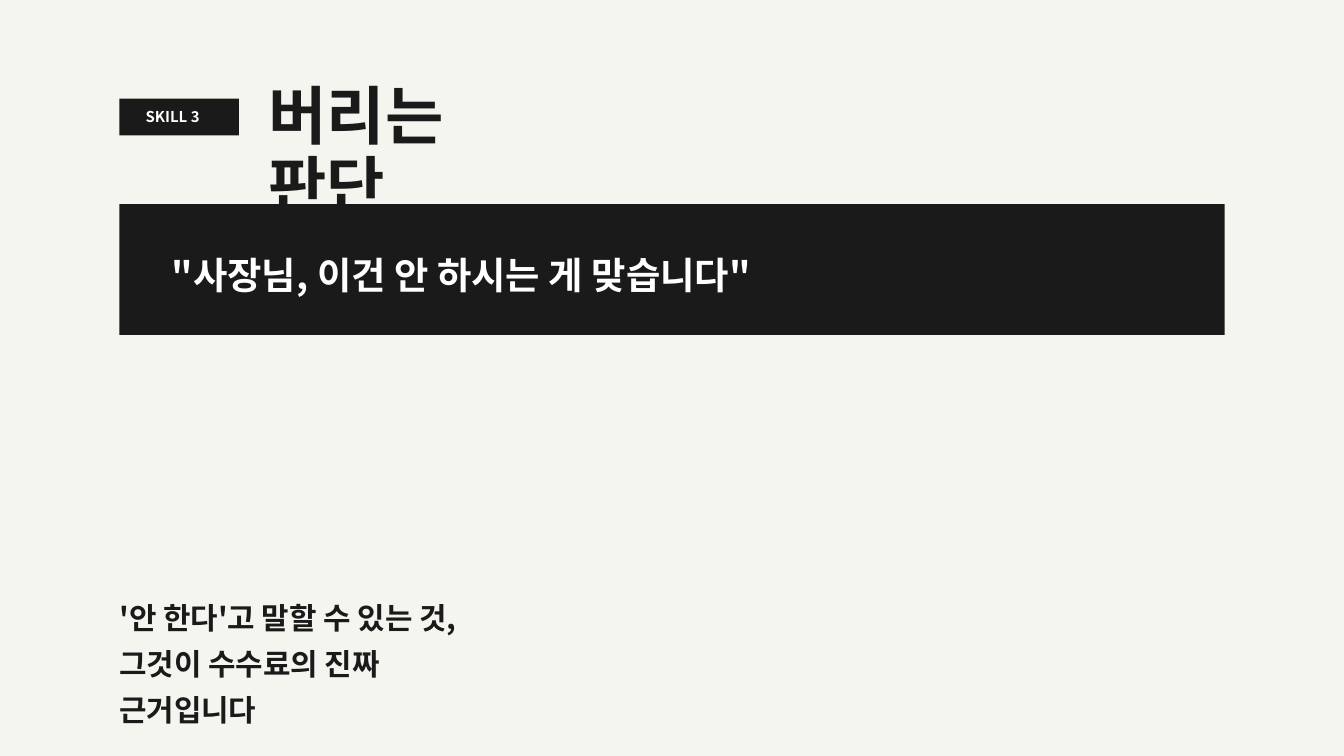
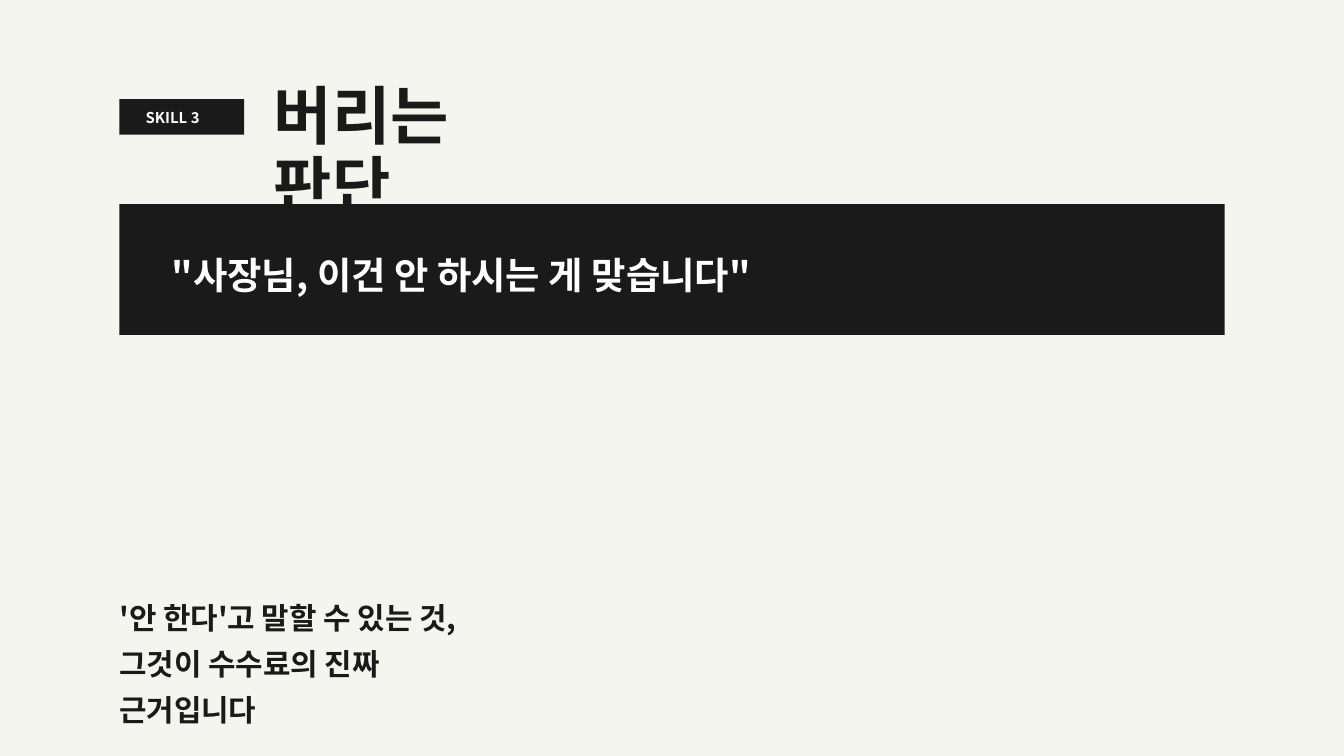
Before and after one commit to ssodcompany/edu-agent, a slide deck: slide 9 of lectures/02_ai_skills/AI대체불가Skills_v6_impeccable.pptx. Drawn at 1344x756 pixels with LibreOffice and Linux fonts; fonts in the diff are those of the drawing. Boxes give left, top, right and bottom in pixels: in the first picture for what was removed or moved away, otherwise in the second. Text is boxed around its words. In the diff, an @@ line names an element or a change of style, - is before the commit and + after.

```diff
--- a/lectures/02_ai_skills/AI대체불가Skills_v6_impeccable.pptx
+++ b/lectures/02_ai_skills/AI대체불가Skills_v6_impeccable.pptx
@@ text "버리는 판단": place and size @@
-text "버리는 판단" at (269, 85, 444, 224)
+text "버리는 판단" at (274, 85, 449, 224)
@@ rectangle: place and size @@
-rectangle at (120, 98, 239, 134)
+rectangle at (120, 99, 245, 134)
```
Also in this commit, not shown: 7 other slides changed, 21 other files.
